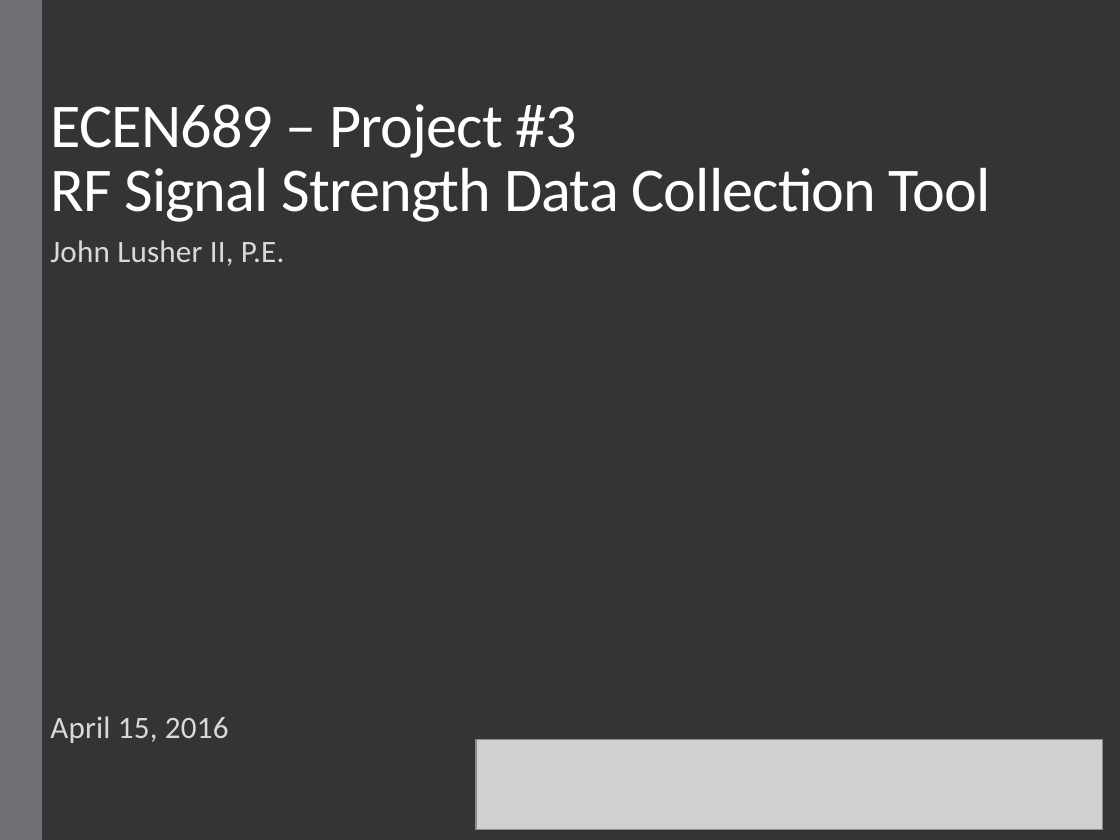
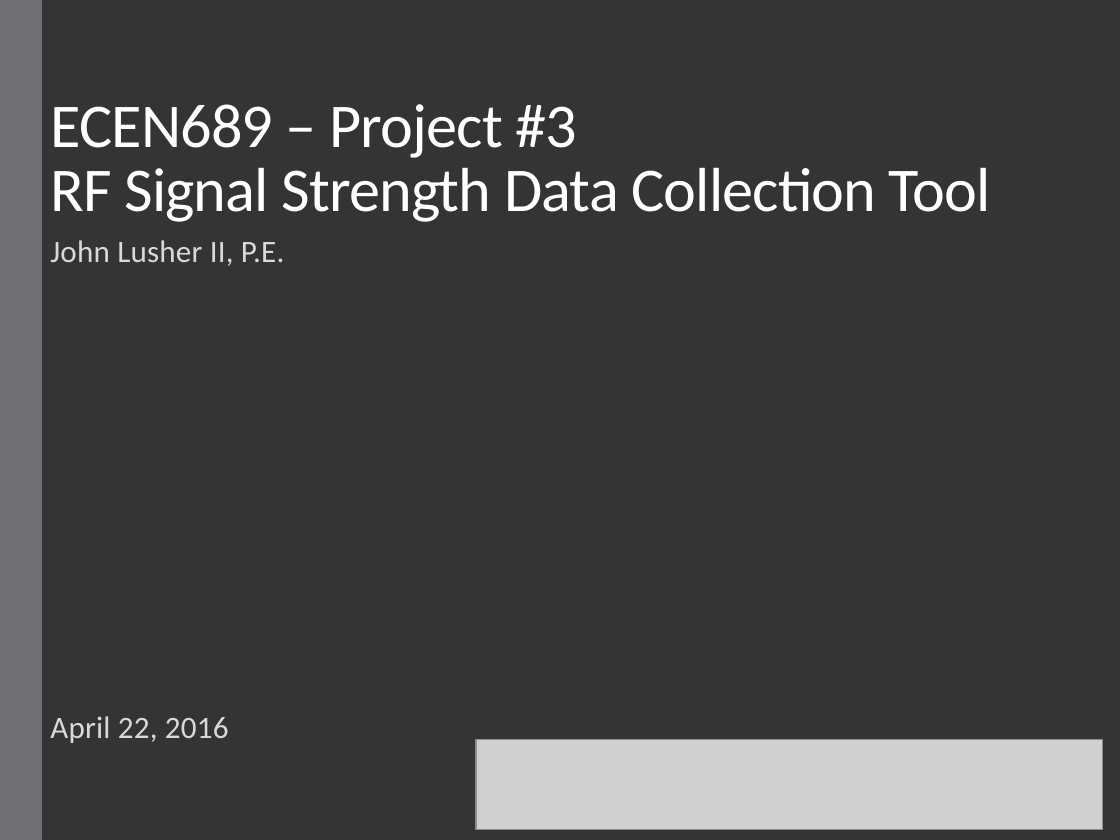
Before and after one commit to CourseReps/ECEN489-Spring2016, a slide deck: slide 1 of Students/johnlusher/Project_3/ECEN689_Project_3_John_Lusher.pptx. Drawn at 1120x840 pixels with LibreOffice and Linux fonts; fonts in the diff are those of the drawing; grey boxes stand for pictures. Boxes give left, top, right and bottom in pixels: in the first picture for what was removed or moved away, otherwise in the second. Text is boxed around its words. In the diff, an @@ line names an element or a change of style, - is before the commit and + after.

Commit message:
Project #3 - Update

```diff
--- a/Students/johnlusher/Project_3/ECEN689_Project_3_John_Lusher.pptx
+++ b/Students/johnlusher/Project_3/ECEN689_Project_3_John_Lusher.pptx
@@ subtitle at (50,716,229,743): text changed @@
-April 15, 2016
+April 22, 2016
```
Also in this commit, not shown: 3 other slides changed, 6 slides added, 1 slide removed, 6 other files.
